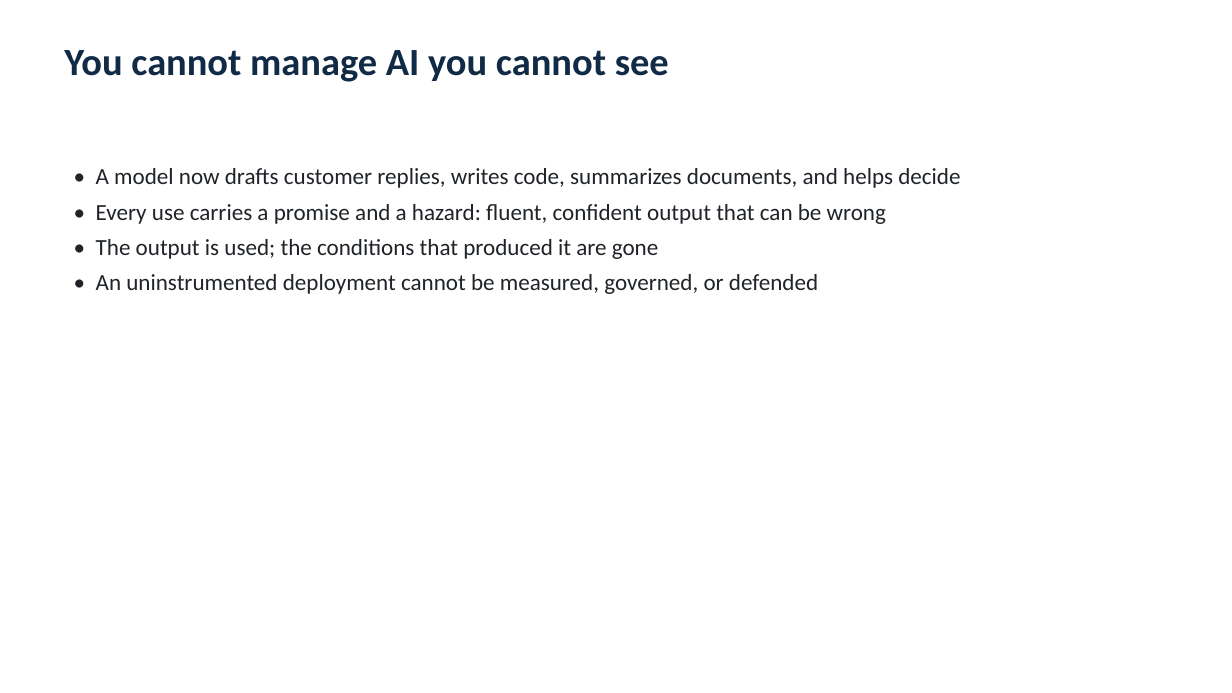
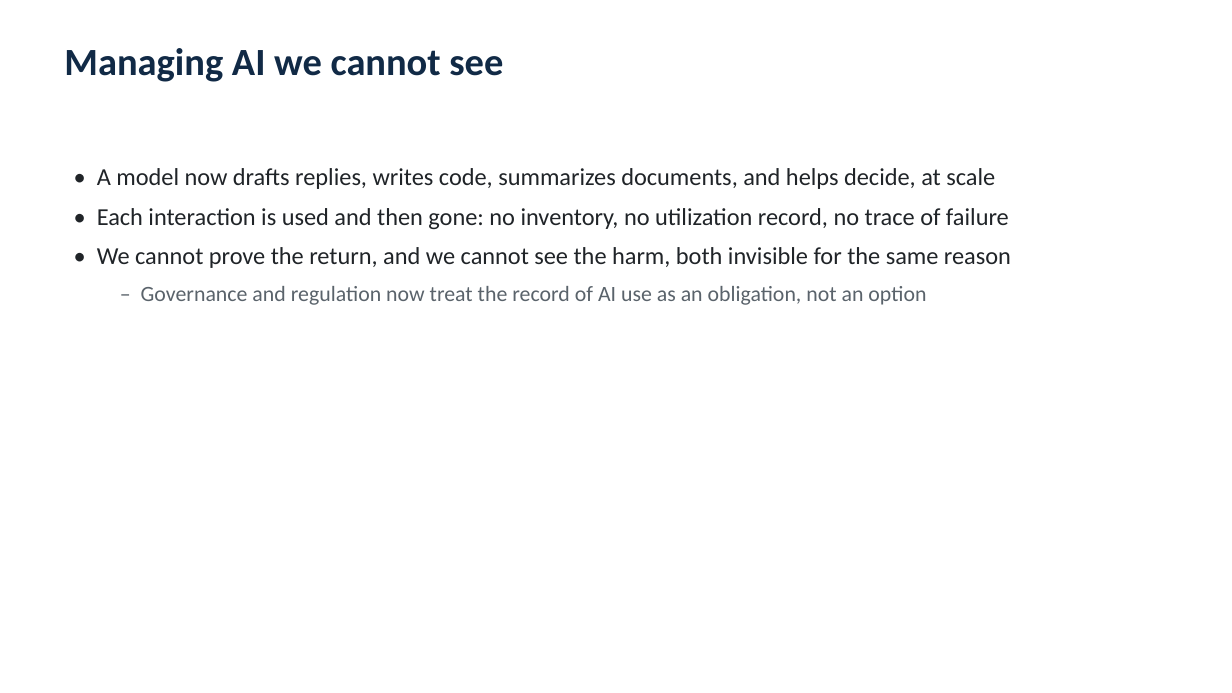
Before and after one commit to yj07538Johnny/Johnny_AI_ML_LLM_experiments_2024, a slide deck: slide 2 of papers/ai-metadata-session-data-repository/AI_Metadata_Repository_Briefing.pptx. Drawn at 1232x693 pixels with LibreOffice and Linux fonts; fonts in the diff are those of the drawing. Boxes give left, top, right and bottom in pixels: in the first picture for what was removed or moved away, otherwise in the second. Text is boxed around its words. In the diff, an @@ line names an element or a change of style, - is before the commit and + after.

```diff
--- a/papers/ai-metadata-session-data-repository/AI_Metadata_Repository_Briefing.pptx
+++ b/papers/ai-metadata-session-data-repository/AI_Metadata_Repository_Briefing.pptx
@@ text at [64, 48, 503, 82]: text changed @@
-You cannot manage AI you cannot see
+Managing AI we cannot see
@@ text at [97, 168, 1011, 305]: text changed; size 18 to 19 pt @@
-• A model now drafts customer replies, writes code, summarizes documents, and helps decide
-• Every use carries a promise and a hazard: fluent, confident output that can be wrong
-• The output is used; the conditions that produced it are gone
-• An uninstrumented deployment cannot be measured, governed, or defended
+• A model now drafts replies, writes code, summarizes documents, and helps decide, at scale
+• Each interaction is used and then gone: no inventory, no utilization record, no trace of failure
+• We cannot prove the return, and we cannot see the harm, both invisible for the same reason
+  – Governance and regulation now treat the record of AI use as an obligation, not an option
```
Also in this commit, not shown: 11 other slides changed, 2 slides added, 12 slides removed, 1 other file.
